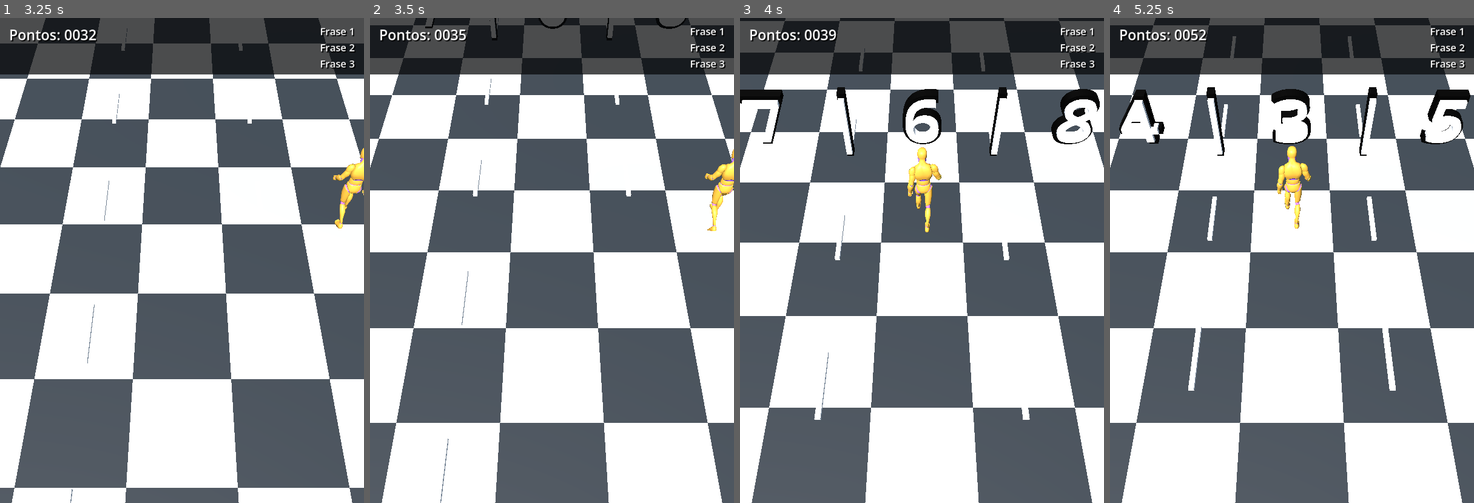
Above: before the commit, frames 1-4 (left to right).
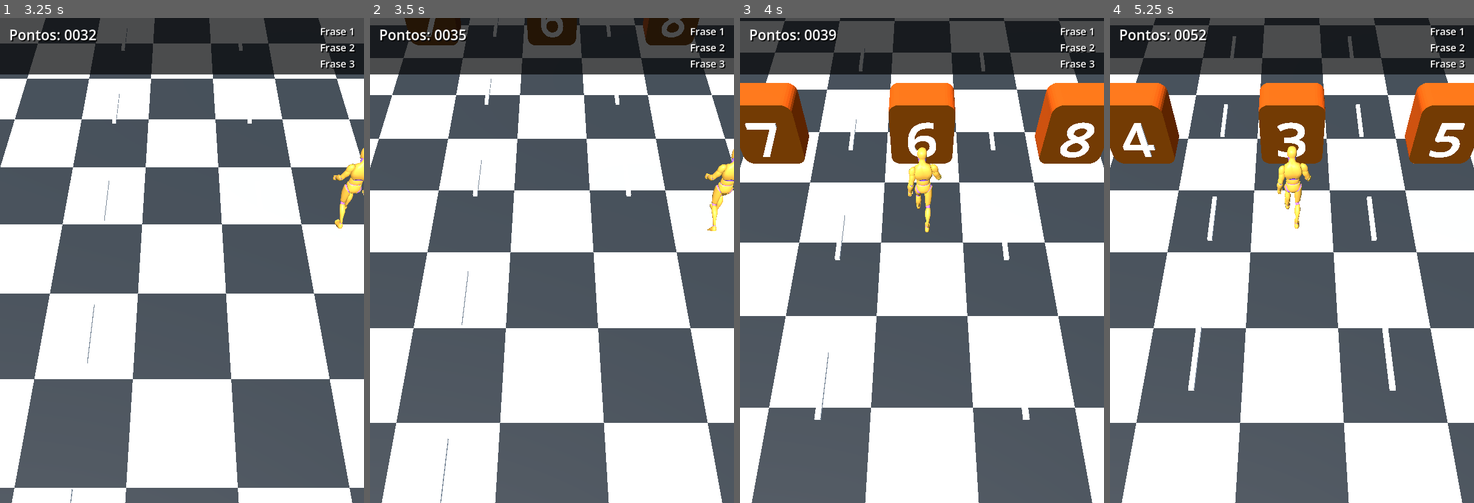
Above: after the commit, the same moments.

Repository: joaopedromsantos/CPG-2026-CTRL-Y
Game: Godot game, scene res://scenes/main.tscn
Two runs of this game, one before a commit and one after it. Both use one fixed random seed, a clock stepped at 60 frames per second and the inputs below.
Inputs:
- Up to frame 1 (3.25 s): tap Enter at 0.5 s; hold Right 0.53-1.28 s; tap R every 0.75 s from 0.6 to 2.85 s; hold Left 1.28-2.03 s; hold Right from 2.03 s (still down)
- Up to frame 2 (3.5 s): keep holding Right
- Up to frame 3 (4 s): release Right at 3.53 s; hold Left from 3.53 s (still down); tap R at 3.6 s
- Up to frame 4 (5.25 s): keep holding Left; tap R at 4.35, 5.1 s

Frame 1 is identical in both runs. In frame 2, 1.9% of the frame differs, in the area x 9-91%, y 0-6%; in frame 3, 8.3%; in frame 4, 8.7%, in the area x 0-100%, y 13-31%.

Commit message:
feat: refactor RunnerBlocos to manage block rows and enhance block creation

Diff:
--- a/scripts/blocos.gd
+++ b/scripts/blocos.gd
@@ -9,15 +9,15 @@
 
 var _lane_positions: Array[float] = []
 var _distance_since_spawn := 0.0
-var _number_rows: Array[Node3D] = []
+var _block_rows: Array[Node3D] = []
 var _rng := RandomNumberGenerator.new()
+var _mat_block: StandardMaterial3D
+var _mat_block_side: StandardMaterial3D
 var _mat_number: StandardMaterial3D
-var _mat_number_side: StandardMaterial3D
-var _mat_number_border: StandardMaterial3D
 
 
 func setup(lane_positions: Array[float]) -> void:
-	name = "Numeros"
+	name = "BlocosNumerados"
 	_lane_positions = lane_positions
 	_rng.randomize()
 	_build_materials()
@@ -25,79 +25,72 @@
 
 
 func reset() -> void:
-	for row in _number_rows:
+	for row in _block_rows:
 		row.queue_free()
 
-	_number_rows.clear()
+	_block_rows.clear()
 	_distance_since_spawn = 0.0
 
 
 func tick(delta: float, _player_position: Vector3) -> void:
 	_distance_since_spawn += world_speed * delta
 	if _distance_since_spawn >= float(steps_per_spawn) * step_distance:
-		_spawn_number_row()
+		_spawn_block_row()
 		_distance_since_spawn = 0.0
 
-	for row in _number_rows.duplicate():
+	for row in _block_rows.duplicate():
 		row.position.z += world_speed * delta
 		if row.position.z > floor_front_z:
-			_number_rows.erase(row)
+			_block_rows.erase(row)
 			row.queue_free()
 
 
-func _spawn_number_row() -> void:
+func _spawn_block_row() -> void:
 	var row := Node3D.new()
-	row.name = "LinhaNumeros"
+	row.name = "LinhaBlocos"
 	row.position.z = floor_back_z
 	add_child(row)
-	_number_rows.append(row)
+	_block_rows.append(row)
 
 	for lane_index in _lane_positions.size():
-		var number_label := _make_number_label(str(_rng.randi_range(0, 9)))
-		number_label.position = Vector3(_lane_positions[lane_index], 0.85, 0.0)
-		row.add_child(number_label)
-
-		if lane_index < _lane_positions.size() - 1:
-			var separator_label := _make_number_label("|")
-			separator_label.position = Vector3(
-				(_lane_positions[lane_index] + _lane_positions[lane_index + 1]) * 0.5,
-				0.85,
-				0.0
-			)
-			row.add_child(separator_label)
+		var block := _make_number_block(str(_rng.randi_range(0, 9)))
+		block.position = Vector3(_lane_positions[lane_index], 0.68, 0.0)
+		row.add_child(block)
 
 
 func _build_materials() -> void:
+	_mat_block = StandardMaterial3D.new()
+	_mat_block.albedo_color = Color(1.0, 0.48, 0.08)
+	_mat_block.roughness = 0.42
+	_mat_block.cull_mode = BaseMaterial3D.CULL_DISABLED
+
+	_mat_block_side = StandardMaterial3D.new()
+	_mat_block_side.albedo_color = Color(0.82, 0.31, 0.03)
+	_mat_block_side.roughness = 0.5
+	_mat_block_side.cull_mode = BaseMaterial3D.CULL_DISABLED
+
 	_mat_number = StandardMaterial3D.new()
 	_mat_number.albedo_color = Color.WHITE
-	_mat_number.roughness = 0.32
-
-	_mat_number_side = StandardMaterial3D.new()
-	_mat_number_side.albedo_color = Color(0.04, 0.04, 0.05)
-	_mat_number_side.roughness = 0.45
-
-	_mat_number_border = StandardMaterial3D.new()
-	_mat_number_border.albedo_color = Color.BLACK
-	_mat_number_border.roughness = 0.4
+	_mat_number.roughness = 0.28
 
 
-func _make_number_label(text: String) -> Node3D:
+func _make_number_block(text: String) -> Node3D:
 	var root := Node3D.new()
 
-	var border := _make_text_mesh(text)
-	border.name = "Borda"
-	border.scale = Vector3(1.18, 1.18, 1.0)
-	border.position.z = -0.04
-	border.set_surface_override_material(0, _mat_number_border)
-	border.set_surface_override_material(1, _mat_number_border)
-	root.add_child(border)
+	var block := MeshInstance3D.new()
+	block.name = "Bloco"
+	block.mesh = _make_rounded_box_mesh(Vector3(1.15, 1.35, 0.62), 0.18, 6)
+	block.set_surface_override_material(0, _mat_block)
+	block.set_surface_override_material(1, _mat_block)
+	block.set_surface_override_material(2, _mat_block_side)
+	root.add_child(block)
 
-	var front := _make_text_mesh(text)
-	front.name = "Frente"
-	front.position.z = 0.03
-	front.set_surface_override_material(0, _mat_number)
-	front.set_surface_override_material(1, _mat_number_side)
-	root.add_child(front)
+	var number := _make_text_mesh(text)
+	number.name = "Numero"
+	number.position = Vector3(0.0, 0.0, 0.39)
+	number.set_surface_override_material(0, _mat_number)
+	number.set_surface_override_material(1, _mat_number)
+	root.add_child(number)
 
 	return root
 
@@ -106,11 +99,91 @@
 	var text_mesh := TextMesh.new()
 	text_mesh.text = text
 	text_mesh.font_size = 96
-	text_mesh.pixel_size = 0.013
-	text_mesh.depth = 0.18
+	text_mesh.pixel_size = 0.011
+	text_mesh.depth = 0.035
 	text_mesh.horizontal_alignment = HORIZONTAL_ALIGNMENT_CENTER
 	text_mesh.vertical_alignment = VERTICAL_ALIGNMENT_CENTER
 
 	var mesh := MeshInstance3D.new()
 	mesh.mesh = text_mesh
 	return mesh
+
+
+func _make_rounded_box_mesh(size: Vector3, radius: float, segments: int) -> ArrayMesh:
+	var half_width := size.x * 0.5
+	var half_height := size.y * 0.5
+	var half_depth := size.z * 0.5
+	var rounded_radius := minf(radius, minf(half_width, half_height) - 0.01)
+	var points := _make_rounded_rect_points(half_width, half_height, rounded_radius, segments)
+	var triangles := Geometry2D.triangulate_polygon(points)
+	var mesh := ArrayMesh.new()
+
+	var front_vertices := PackedVector3Array()
+	var front_normals := PackedVector3Array()
+	var front_indices := PackedInt32Array()
+	for point in points:
+		front_vertices.append(Vector3(point.x, point.y, half_depth))
+		front_normals.append(Vector3.BACK)
+	for index in triangles:
+		front_indices.append(index)
+	_add_surface(mesh, front_vertices, front_normals, front_indices)
+
+	var back_vertices := PackedVector3Array()
+	var back_normals := PackedVector3Array()
+	var back_indices := PackedInt32Array()
+	for point in points:
+		back_vertices.append(Vector3(point.x, point.y, -half_depth))
+		back_normals.append(Vector3.FORWARD)
+	for triangle_index in range(triangles.size() - 1, -1, -1):
+		back_indices.append(triangles[triangle_index])
+	_add_surface(mesh, back_vertices, back_normals, back_indices)
+
+	var side_vertices := PackedVector3Array()
+	var side_normals := PackedVector3Array()
+	var side_indices := PackedInt32Array()
+	for index in points.size():
+		var next_index := (index + 1) % points.size()
+		var current := points[index]
+		var next := points[next_index]
+		var start := side_vertices.size()
+		var normal := Vector3(next.y - current.y, current.x - next.x, 0.0).normalized()
+
+		side_vertices.append(Vector3(current.x, current.y, half_depth))
+		side_vertices.append(Vector3(next.x, next.y, half_depth))
+		side_vertices.append(Vector3(next.x, next.y, -half_depth))
+		side_vertices.append(Vector3(current.x, current.y, -half_depth))
+
+		for vertex in 4:
+			side_normals.append(normal)
+
+		side_indices.append_array(PackedInt32Array([start, start + 1, start + 2, start, start + 2, start + 3]))
+	_add_surface(mesh, side_vertices, side_normals, side_indices)
+
+	return mesh
+
+
+func _make_rounded_rect_points(half_width: float, half_height: float, radius: float, segments: int) -> PackedVector2Array:
+	var points := PackedVector2Array()
+	var centers := [
+		Vector2(half_width - radius, half_height - radius),
+		Vector2(-half_width + radius, half_height - radius),
+		Vector2(-half_width + radius, -half_height + radius),
+		Vector2(half_width - radius, -half_height + radius),
+	]
+	var angle_starts: Array[float] = [0.0, PI * 0.5, PI, PI * 1.5]
+
+	for corner in 4:
+		for segment in segments + 1:
+			var angle := angle_starts[corner] + (float(segment) / float(segments)) * PI * 0.5
+			points.append(centers[corner] + Vector2(cos(angle), sin(angle)) * radius)
+
+	return points
+
+
+func _add_surface(mesh: ArrayMesh, vertices: PackedVector3Array, normals: PackedVector3Array, indices: PackedInt32Array) -> void:
+	var arrays: Array = []
+	arrays.resize(Mesh.ARRAY_MAX)
+	arrays[Mesh.ARRAY_VERTEX] = vertices
+	arrays[Mesh.ARRAY_NORMAL] = normals
+	arrays[Mesh.ARRAY_INDEX] = indices
+	mesh.add_surface_from_arrays(Mesh.PRIMITIVE_TRIANGLES, arrays)
